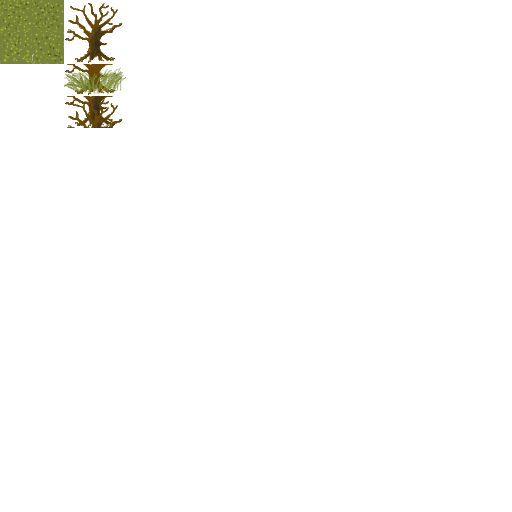
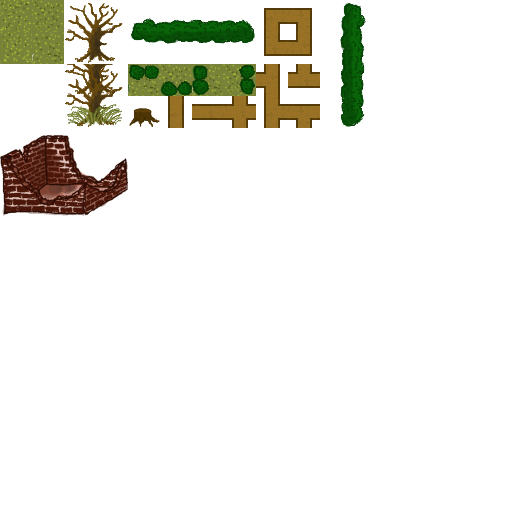
Comparing the layer stacks of the two 512x512 images. Changes:
removed layer "Baumganzschatten.png copy" over [67, 99, 123, 128]
added layer "Pasted Layer" above "4erbuschtrans.png copy" over [0, 135, 128, 216]
added layer "4erbuschtrans.png copy" above "4erbuschtrans.png" over [340, 3, 366, 127]
added layer "4erbuschtrans.png" above "Baumganzschatten.png" over [131, 18, 255, 44]
painted on "Baumganzschatten.png" over [64, 8, 320, 128]
removed layer "baumplusbuschliun.png" over [64, 64, 126, 96]
